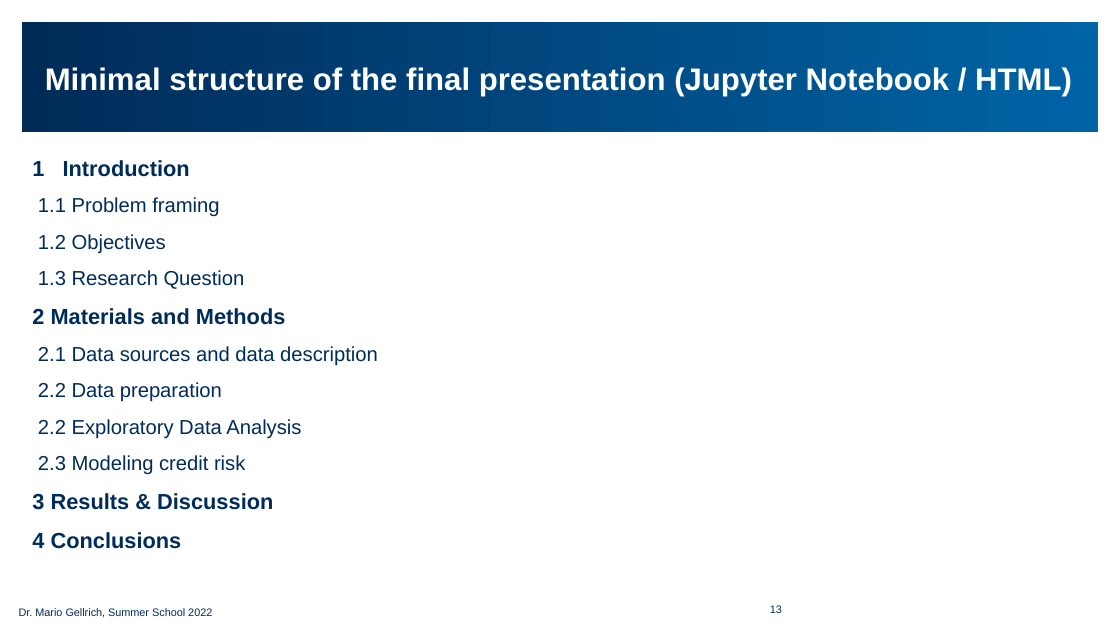
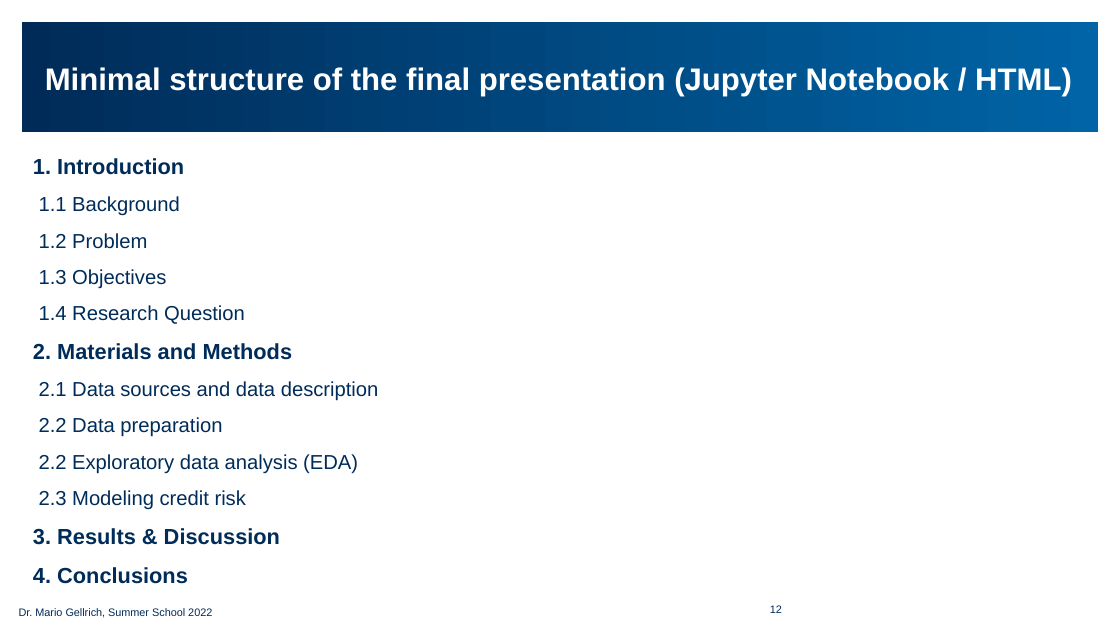
Before and after one commit to simschwab/summer_school_FS2022, a slide deck: slide 12 of Credit_Risk_Modeling/Slides_Credit_Risk_Modeling_Workshop_EN.pptx (slide 13 before the commit). Drawn at 1120x630 pixels with LibreOffice and Linux fonts; fonts in the diff are those of the drawing; background and template pictures are left out. Boxes give left, top, right and bottom in pixels: in the first picture for what was removed or moved away, otherwise in the second. Text is boxed around its words. In the diff, an @@ line names an element or a change of style, - is before the commit and + after.

```diff
--- a/Credit_Risk_Modeling/Slides_Credit_Risk_Modeling_Workshop_EN.pptx
+++ b/Credit_Risk_Modeling/Slides_Credit_Risk_Modeling_Workshop_EN.pptx
@@ text at (x1=33, y1=158, x2=293, y2=360): text changed @@
-1 Introduction
-1.1 Problem framing
-1.2 Objectives
-1.3 Research Question
-2 Materials and Methods
+1. Introduction
+1.1 Background
+1.2 Problem
+1.3 Objectives
+1.4 Research Question
+2. Materials and Methods
@@ text at (x1=39, y1=454, x2=358, y2=474): text changed @@
-2.2 Exploratory Data Analysis
+2.2 Exploratory data analysis (EDA)
@@ text at (x1=33, y1=528, x2=280, y2=584): text changed @@
-3 Results & Discussion
-4 Conclusions
+3. Results & Discussion
+4. Conclusions
```
Also in this commit, not shown: 9 other slides changed, 1 slide removed, 1 other file.
